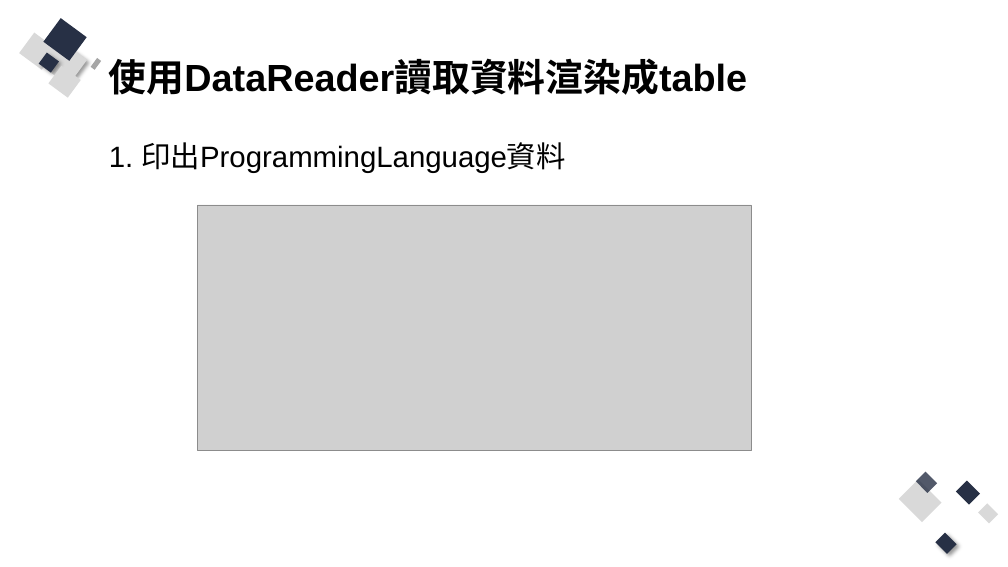
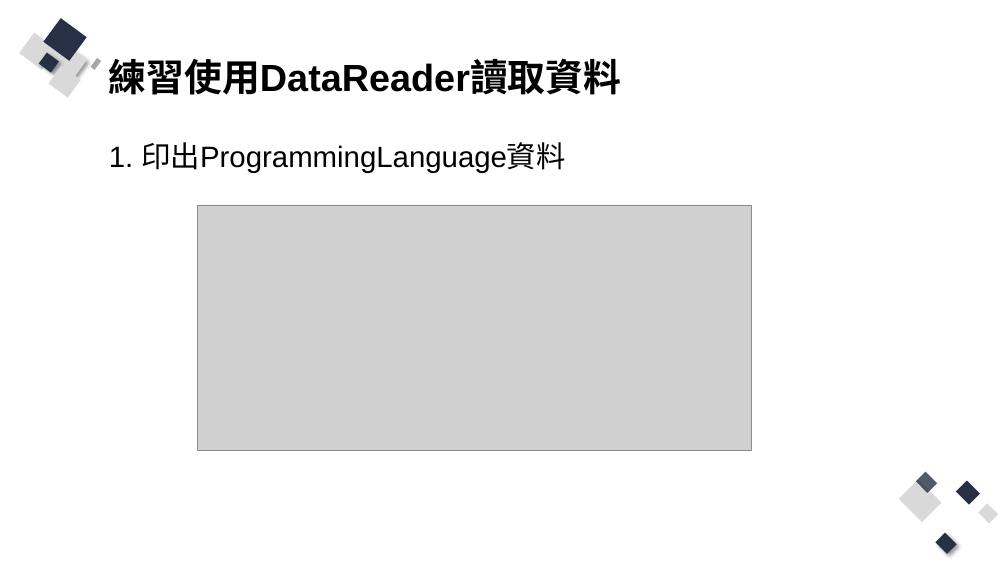
Before and after one commit to Q81JIAXIONG/-, a slide deck: slide 41 of 投影片/3.網站程式與資料庫溝通、互動.pptx. Drawn at 1008x567 pixels with LibreOffice and Linux fonts; fonts in the diff are those of the drawing; grey boxes stand for pictures. Boxes give left, top, right and bottom in pixels: in the first picture for what was removed or moved away, otherwise in the second. Text is boxed around its words. In the diff, an @@ line names an element or a change of style, - is before the commit and + after.

```diff
--- a/投影片/3.網站程式與資料庫溝通、互動.pptx
+++ b/投影片/3.網站程式與資料庫溝通、互動.pptx
@@ title at (109,58,621,95): text changed @@
-使用DataReader讀取資料渲染成table
+練習使用DataReader讀取資料
```
Also in this commit, not shown: 5 other slides changed, 11 slides added, 7 slides removed, 11 other files.
